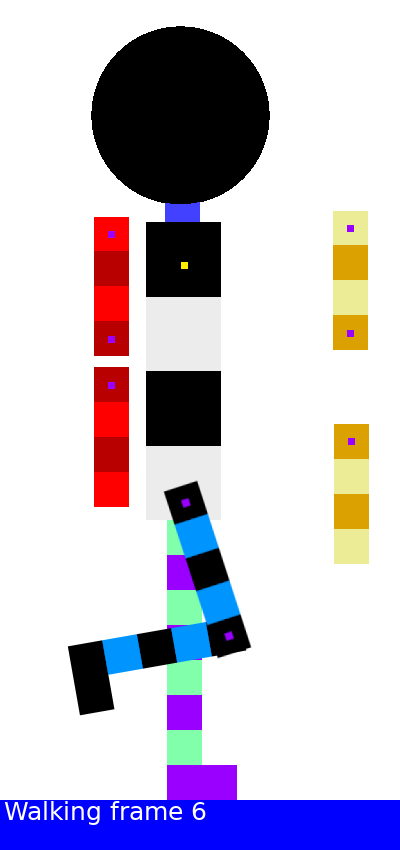
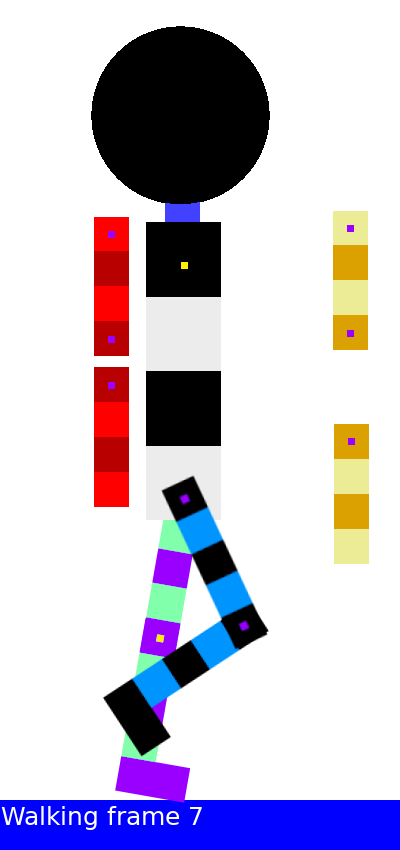
The second 400x850 image is a revision of the first. Changes to its layers:
painted on "Front Leg - Top" over left=160, top=474, right=269, bottom=659
painted on "Front Leg - Bottom" over left=67, top=601, right=270, bottom=757
painted on "Back Leg - Top" over left=140, top=479, right=205, bottom=660
painted on "Back Leg - Bottom" over left=115, top=618, right=237, bottom=803
renamed "Walking frame 6 ..." to "Walking frame 7", painted on it over left=1, top=801, right=206, bottom=830
